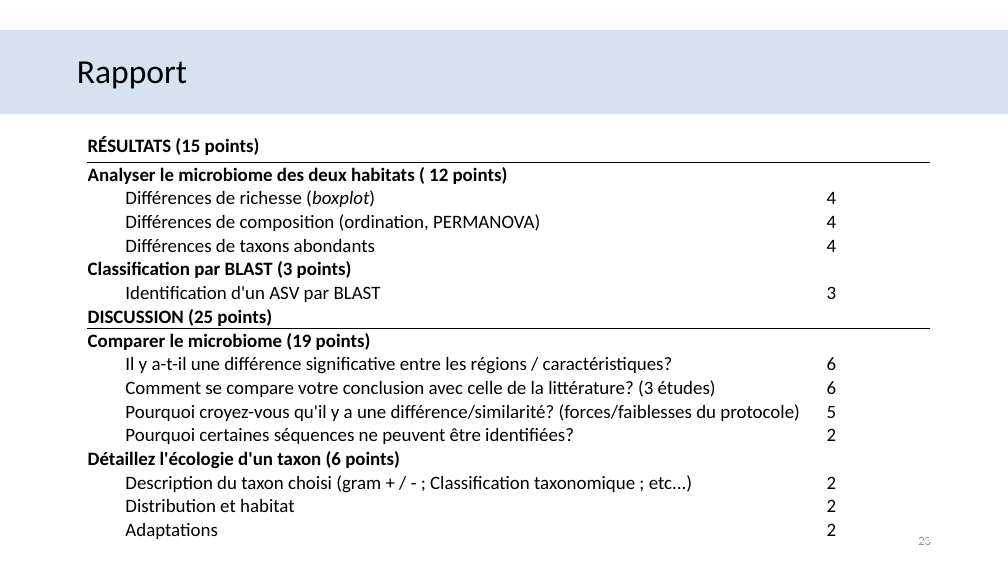
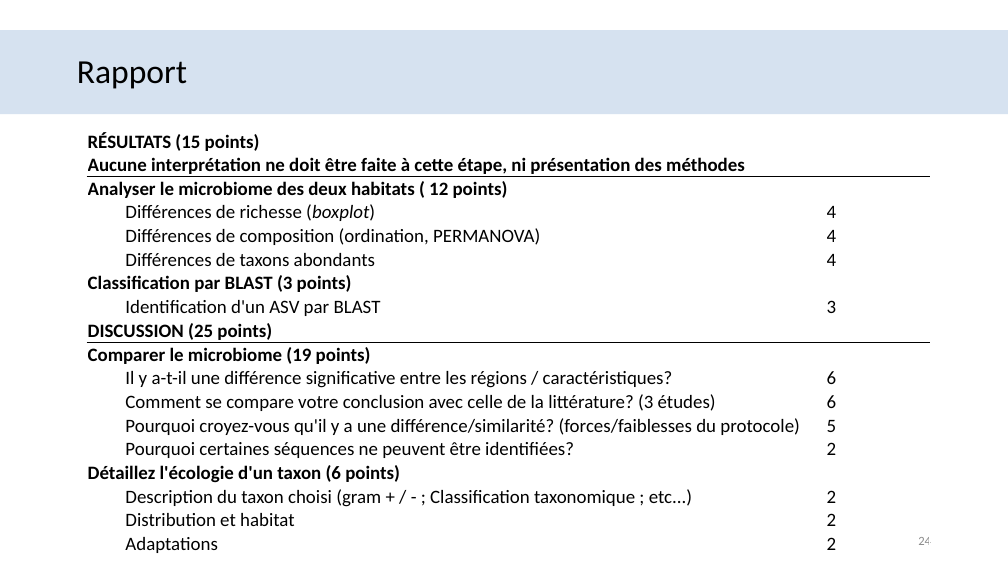
Before and after one commit to ShyGuy509/bio1410_2025, a slide deck: slide 24 of BIO1410_labo-2.pptx (slide 23 before the commit). Drawn at 1008x567 pixels with LibreOffice and Linux fonts; fonts in the diff are those of the drawing; background and template pictures are left out. Boxes give left, top, right and bottom in pixels: in the first picture for what was removed or moved away, otherwise in the second. Text is boxed around its words. In the diff, an @@ line names an element or a change of style, - is before the commit and + after.

```diff
--- a/BIO1410_labo-2.pptx
+++ b/BIO1410_labo-2.pptx
@@ table at (87,130,930,557) @@
-row 1, column 1: RÉSULTATS (15 points)
+row 1, column 1: RÉSULTATS (15 points) / Aucune interprétation ne doit être faite à cette étape, ni présentation des méthodes
@@ page number at (918,537,931,545): text changed @@
-23
+24
```
Also in this commit, not shown: 7 other slides changed, 1 slide added, 6 other files.
